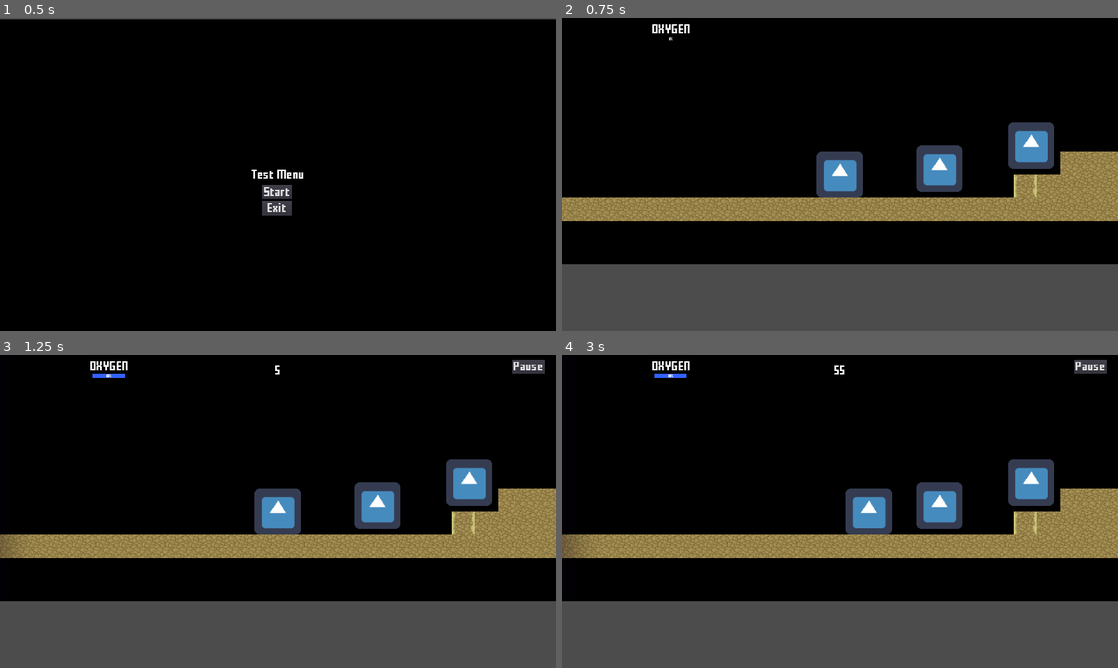
Above: before the commit, frames 1-4 (two rows, left to right).
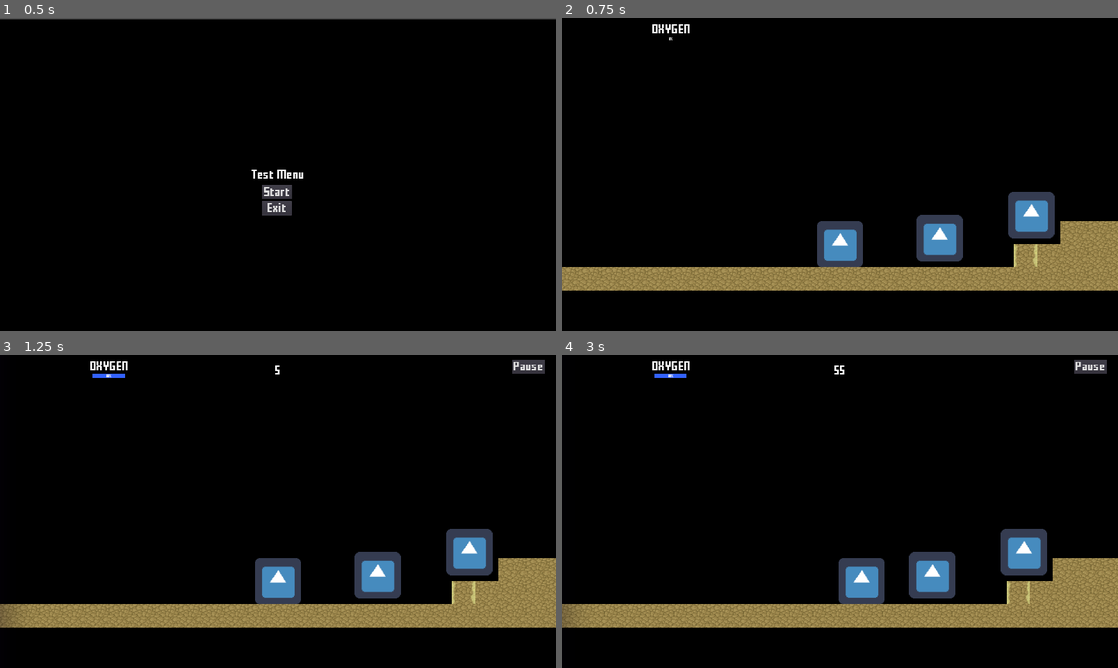
Above: after the commit, the same moments.

Repository: Kreateer/game-off-2020
Game: Godot game, scene res://scenes/Main.tscn
Two runs of this game, one before a commit and one after it. Both use one fixed random seed, a clock stepped at 60 frames per second and the inputs below. The engine's default icon, where the game draws it, is replaced by a stand-in: a white triangle on a blue panel in a dark square.
Inputs:
- Up to frame 1 (0.5 s): no input
- Up to frame 2 (0.75 s): click "Start" at 0.5 s
- Up to frame 3 (1.25 s): no input
- Up to frame 4 (3 s): click "Pause" at 1.25 s; click "Resume" at 2 s; tap Enter at 2.75 s; hold D (right) from 2.78 s (still down)

Frame 1 is identical in both runs. In frame 2, 39% of the frame differs, in the area x 0-100%, y 33-100%; in frame 3, 39%; in frame 4, 39%.

Commit message:
change setting Camera2d for Player

Diff:
--- a/scenes/Player.tscn
+++ b/scenes/Player.tscn
@@ -20,6 +20,7 @@
 
 [node name="Camera2D" type="Camera2D" parent="."]
 current = true
+zoom = Vector2( 0.4, 0.4 )
 limit_left = 0
 limit_top = 0
 limit_right = 2856
--- a/scenes/Tutorial.tscn
+++ b/scenes/Tutorial.tscn
@@ -38,20 +38,6 @@
 [node name="StartPosition" type="Position2D" parent="Player"]
 position = Vector2( -431.799, -957.98 )
 
-[node name="PlayerCamera" type="Camera2D" parent="Player"]
-position = Vector2( 0.200989, 2.02002 )
-current = true
-zoom = Vector2( 0.4, 0.4 )
-process_mode = 0
-limit_smoothed = true
-drag_margin_h_enabled = true
-drag_margin_v_enabled = true
-smoothing_enabled = true
-drag_margin_left = 0.1
-drag_margin_top = 0.1
-drag_margin_right = 0.1
-drag_margin_bottom = 0.1
-
 [node name="VisibilityNotifier2D" type="VisibilityNotifier2D" parent="Player"]
 position = Vector2( -5.72205e-06, 5.72205e-06 )
 scale = Vector2( 3.2, 3.2 )
@@ -60,7 +46,7 @@
 tile_set = ExtResource( 10 )
 cell_size = Vector2( 32, 32 )
 format = 1
-tile_data = PoolIntArray( 1835038, 0, 0, 1835039, 0, 0, 1835 …(1244 unchanged characters)… 1673, 0, 0, 2031674, 0, 0, 2031675, 0, 0 )
+tile_data = PoolIntArray( 1835038, 0, 0, 1835039, 0, 0, 1835 …(1244 unchanged characters)… 1673, 0, 0, 2031674, 0, 0, 2031675, 0, 0, 2031676, 0, 0, 2031677, 0, 0, 2031678, 0, 0, 2031679, 0, 0, 2031680, 0, 0, 2031681, 0, 0, 2031682, 0, 0, 2031683, 0, 0, 2031684, 0, 0, 2031685, 0, 0, 2031686, 0, 0, 2031687, 0, 0, 2031688, 0, 0, 2031689, 0, 0, 2031690, 0, 0, 2031691, 0, 0, 2031692, 0, 0, 2031693, 0, 0, 2031694, 0, 0, 2031695, 0, 0, 2031696, 0, 0, 2031697, 0, 0, 2031698, 0, 0, 2031699, 0, 0, 2031700, 0, 0, 2031701, 0, 0, 2031702, 0, 0, 2031703, 0, 0, 2031704, 0, 0, 2031705, 0, 0, 2031706, 0, 0, 2031707, 0, 0 )
 
 [node name="CanvasLayer" type="CanvasLayer" parent="."]
 pause_mode = 1
